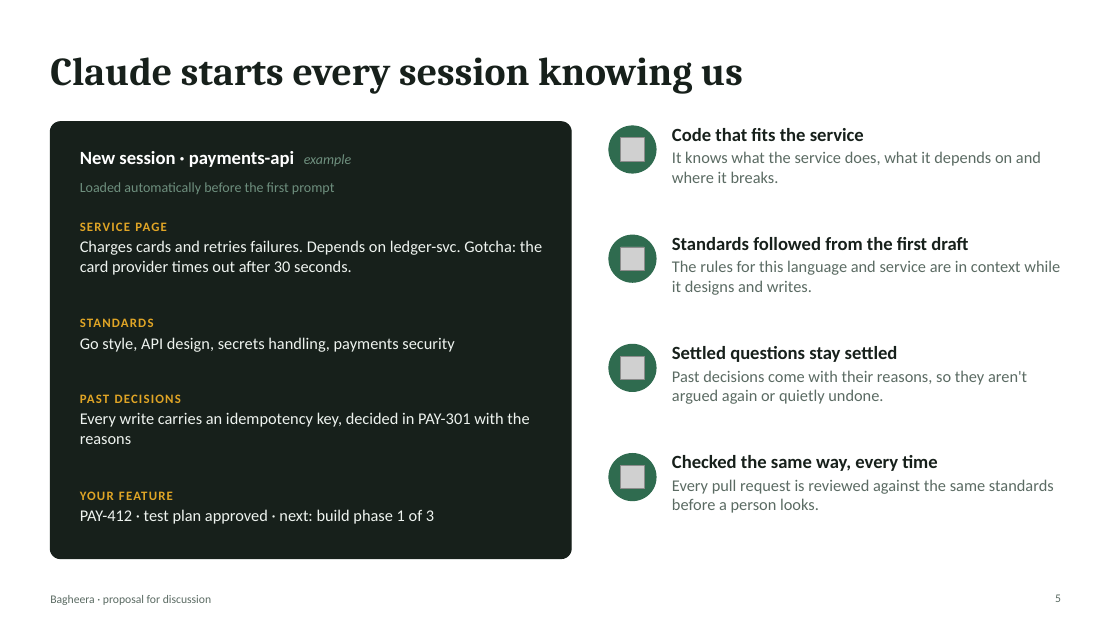
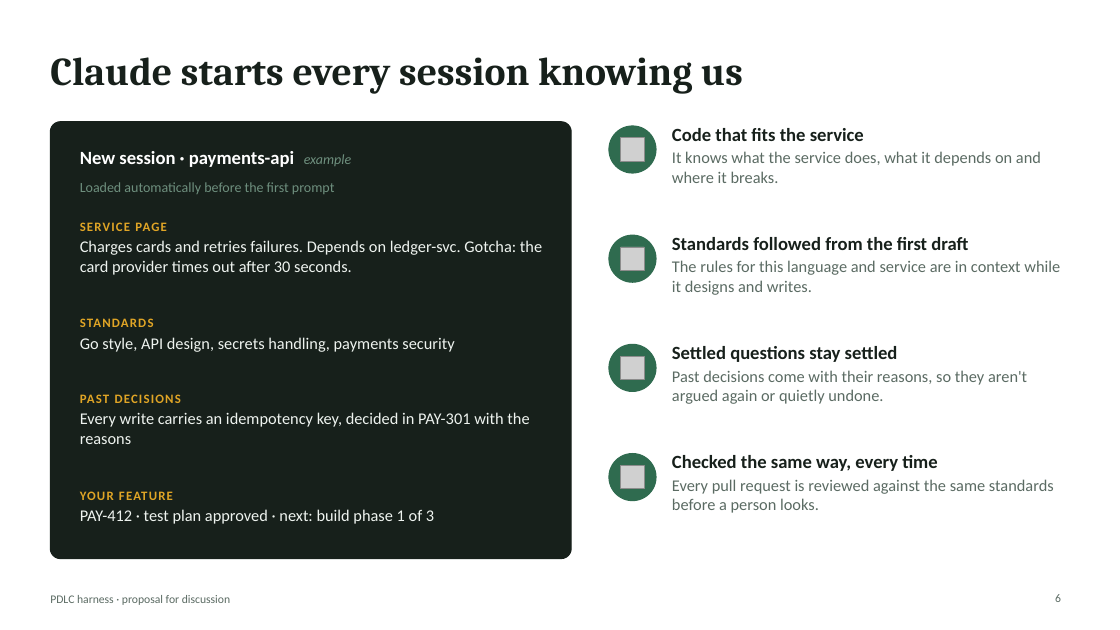
Before and after one commit to rahulnyk/bagheera, a slide deck: slide 6 of docs/pitch-deck.pptx (slide 5 before the commit). Drawn at 1120x630 pixels with LibreOffice and Linux fonts; fonts in the diff are those of the drawing; grey boxes stand for pictures. Boxes give left, top, right and bottom in pixels: in the first picture for what was removed or moved away, otherwise in the second. Text is boxed around its words. In the diff, an @@ line names an element or a change of style, - is before the commit and + after.

```diff
--- a/docs/pitch-deck.pptx
+++ b/docs/pitch-deck.pptx
@@ text at (x1=50, y1=595, x2=230, y2=605): text changed @@
-Bagheera · proposal for discussion
+PDLC harness · proposal for discussion
@@ page number at (x1=1055, y1=594, x2=1061, y2=602): text changed @@
-5
+6
```
Also in this commit, not shown: 8 other slides changed, 1 slide added, 2 other files.
